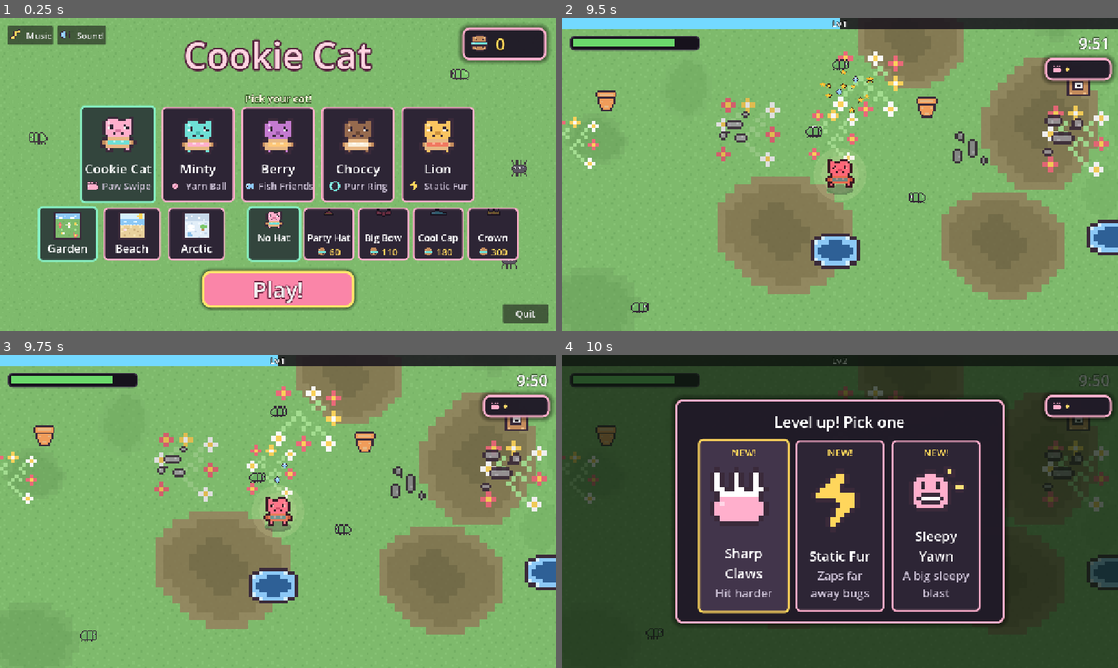
Above: before the commit, frames 1-4 (two rows, left to right).
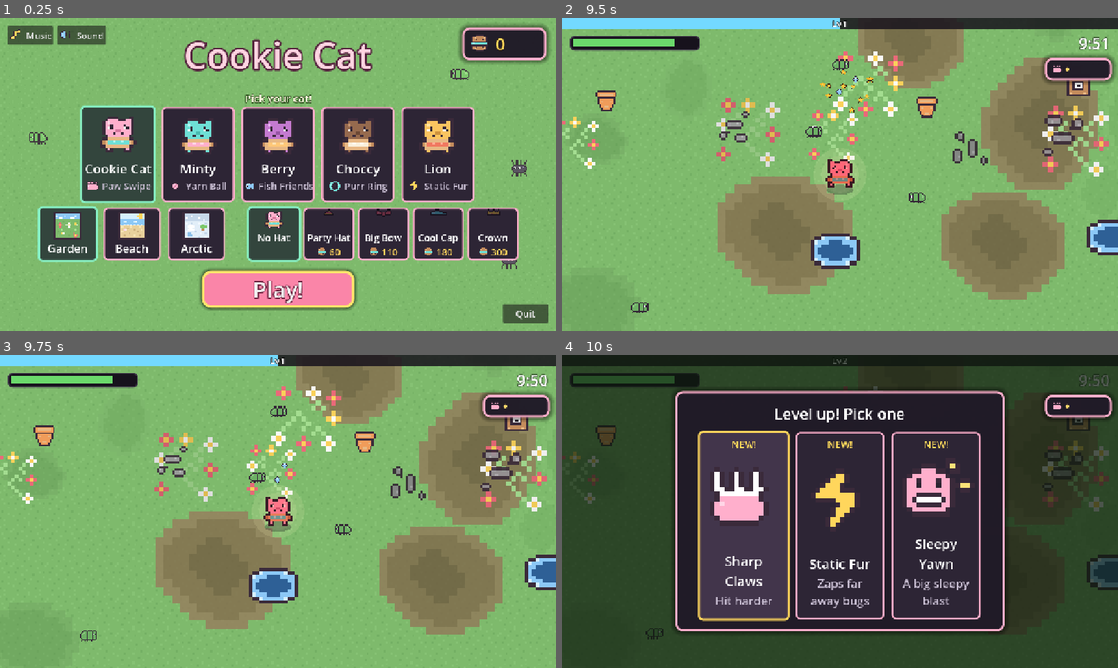
Above: after the commit, the same moments.

Repository: lukew-cogapp/cookie-cat
Game: Godot game, scene res://scenes/start_screen.tscn
The game is run twice, just before and just after one commit, with the same random seed, the same clock (stepped at 60 frames per second) and the same inputs.
Inputs (mouse positions are in pixels of both pictures, inside the frame that each line leads up to):
- Up to frame 1 (0.25 s): no input
- Up to frame 2 (9.5 s): click "Play!" at 0.5 s; tap Enter at 1.25, 4.35 s; move the mouse to (962, 158) at 1.27 s; hold D (move_right) 1.28-2 s; tap Space (confirm) at 1.35, 8.85 s; click (962, 158) at 1.42 s; drag from (728, 190) to (812, 237) at 2.02 s; move the mouse to (895, 105) at 2.77 s; hold D (move_right) 2.78-3.5 s; tap Alt at 2.85 s; drag from (812, 237) to (673, 127) at 3.52 s; move the mouse to (1006, 221) at 4.27 s; hold A (move_left) 4.28-5 s; drag from (673, 127) to (756, 96) at 5.02 s; move the mouse to (867, 174) at 5.77 s; hold S (move_down) 5.78-6.5 s; hold Shift 5.78-6.5 s; click (867, 174) at 5.92 s; drag from (756, 96) to (728, 190) at 6.52 s; move the mouse to (962, 158) at 7.27 s; hold W (move_up) 7.28-8 s; tap Ctrl at 7.35 s; drag from (728, 190) to (812, 237) at 8.02 s; move the mouse to (895, 105) at 8.77 s; hold S (move_down) from 8.78 s (still down)
- Up to frame 3 (9.75 s): release S (move_down) at 9.5 s; drag from (250, 574) to (111, 464) at 9.52 s
- Up to frame 4 (10 s): no input

Frames 1-3 are identical in both runs. In frame 4, 9.3% of the frame differs, in the area x 20-80%, y 10-89%.

Commit message:
Fit the tallest card, pips and a three-line blurb
An upgrade card carries a pip row the NEW card does not, so the first
pass was still short by that row's height.

Diff:
--- a/scenes/hud.tscn
+++ b/scenes/hud.tscn
@@ -124,9 +124,9 @@
 anchor_right = 0.5
 anchor_bottom = 0.5
 offset_left = -370.0
-offset_top = -252.0
+offset_top = -270.0
 offset_right = 370.0
-offset_bottom = 252.0
+offset_bottom = 270.0
 grow_horizontal = 2
 grow_vertical = 2
 
--- a/scripts/tuning.gd
+++ b/scripts/tuning.gd
@@ -879,7 +879,7 @@
 ## Tall enough for a three-line blurb. At 250 the longest two ("Pick things up
 ## further away", "Milk puddles slow bugs down") wrapped to three lines and the
 ## last one spilled through the bottom border.
-const CARD_SIZE := Vector2(200, 280)
+const CARD_SIZE := Vector2(200, 300)
 
 # --- Text sizes ---
 ## Sized for a phone first, which is where this is actually played, and where
